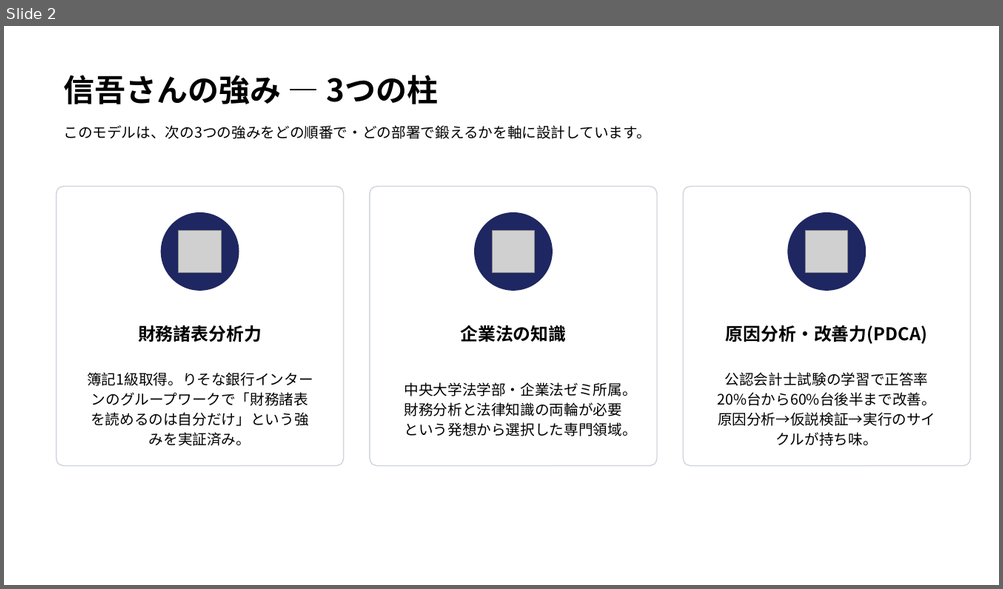
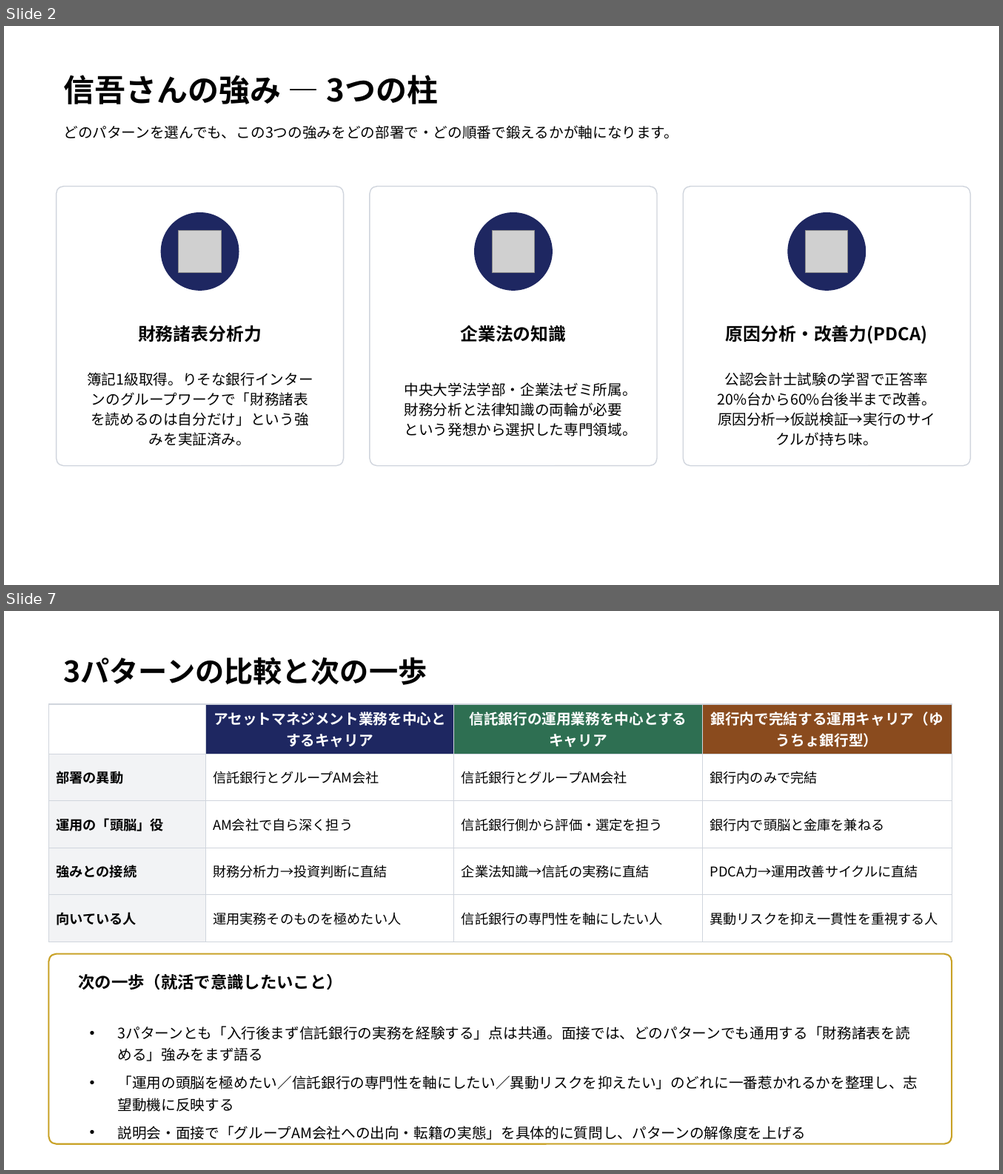
Before and after one commit to nasukazunori/NasuVault2, a slide deck: 信吾/銀行研究/添付ファイル/信託銀行キャリア形成モデル.pptx. Shown one above the other, each under a label of ours: slide 2 before the commit, slides 2 and 7 after it; the slides between them are not shown. The pictures are 1003x589 and 1003x1174 pixels, drawn with LibreOffice and Linux fonts; fonts in the diff are those of the drawing; grey boxes stand for pictures. Boxes give left, top, right and bottom in pixels: in the first picture for what was removed or moved away, otherwise in the second. Text is boxed around its words. In the diff, an @@ line names an element or a change of style, - is before the commit and + after.

```diff
--- a/信吾/銀行研究/添付ファイル/信託銀行キャリア形成モデル.pptx
+++ b/信吾/銀行研究/添付ファイル/信託銀行キャリア形成モデル.pptx
@@ slide 7 added at <box>4,611,999,1170</box>, background #FFFFFF @@
@@ text added at <box>63,657,427,685</box>, 28 pt, text #000000, bold @@
+3パターンの比較と次の一歩
@@ table added at <box>48,704,951,940</box>, 5 rows, 4 columns @@
+ | アセットマネジメント業務を中心とするキャリア | 信託銀行の運用業務を中心とするキャリア | 銀行内で完結する運用キャリア（ゆうちょ銀行型）
+部署の異動 | 信託銀行とグループAM会社 | 信託銀行とグループAM会社 | 銀行内のみで完結
+運用の「頭脳」役 | AM会社で自ら深く担う | 信託銀行側から評価・選定を担う | 銀行内で頭脳と金庫を兼ねる
+強みとの接続 | 財務分析力→投資判断に直結 | 企業法知識→信託の実務に直結 | PDCA力→運用改善サイクルに直結
+向いている人 | 運用実務そのものを極めたい人 | 信託銀行の専門性を軸にしたい人 | 異動リスクを抑え一貫性を重視する人
@@ rounded rectangle added at <box>48,954,951,1145</box>, fill #FFFFFF, outline #C9A227 1.5 pt @@
@@ text added at <box>79,974,343,990</box>, 16 pt, text #000000, bold @@
+次の一歩（就活で意識したいこと）
@@ text added at <box>118,1026,918,1140</box>, 14 pt, text #000000 @@
+• 3パターンとも「入行後まず信託銀行の実務を経験する」点は共通。面接では、どのパターンでも通用する「財務諸表を読める」強みをまず語る
+• 「運用の頭脳を極めたい／信託銀行の専門性を軸にしたい／異動リスクを抑えたい」のどれに一番惹かれるかを整理し、志望動機に反映する
+• 説明会・面接で「グループAM会社への出向・転籍の実態」を具体的に質問し、パターンの解像度を上げる
@@ slide 2 changed as well @@
@@ text at <box>63,125,678,139</box>: text changed @@
-このモデルは、次の3つの強みをどの順番で・どの部署で鍛えるかを軸に設計しています。
+どのパターンを選んでも、この3つの強みをどの部署で・どの順番で鍛えるかが軸になります。
```
Also in this commit, not shown: 1 other slide changed, 4 other slides added, 6 slides removed.
